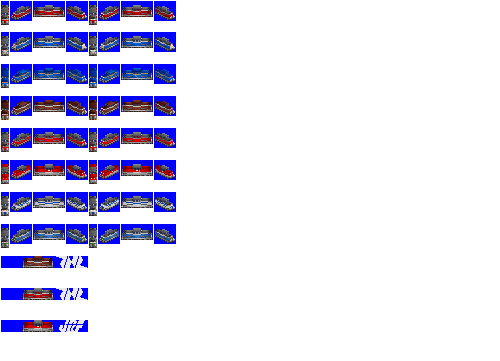
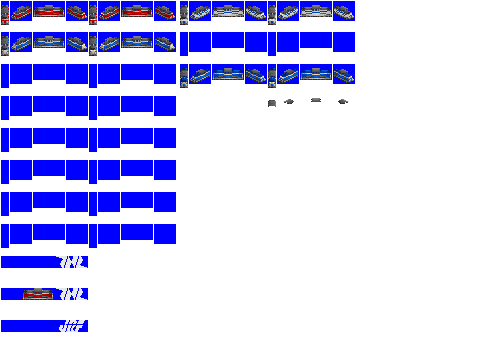
Comparing the layer stacks of the two 500px x 361px images. Changes:
hid "taillights" over (x1=3, y1=13, x2=173, y2=243)
added layer "test" above "Pasted Layer #3" over (x1=180, y1=5, x2=354, y2=107)
hid "Pasted Layer #3" over (x1=1, y1=47, x2=175, y2=332)
hid "Pasted Layer #4" over (x1=1, y1=164, x2=175, y2=332)
hid "brown" over (x1=1, y1=100, x2=175, y2=268)
hid "Pasted Layer #2" over (x1=1, y1=68, x2=175, y2=88)
painted on "Pasted Layer" over (x1=180, y1=1, x2=355, y2=88)
